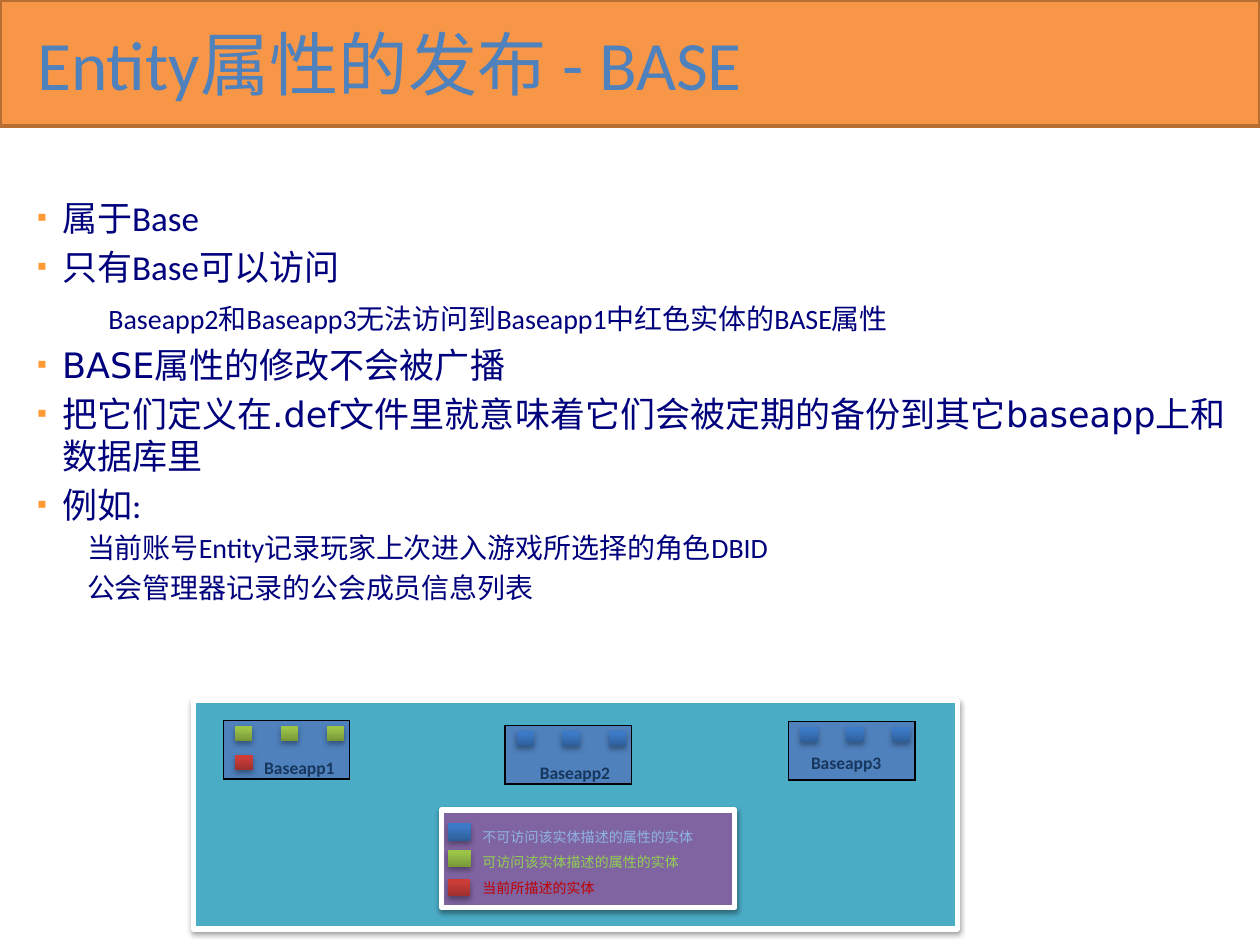
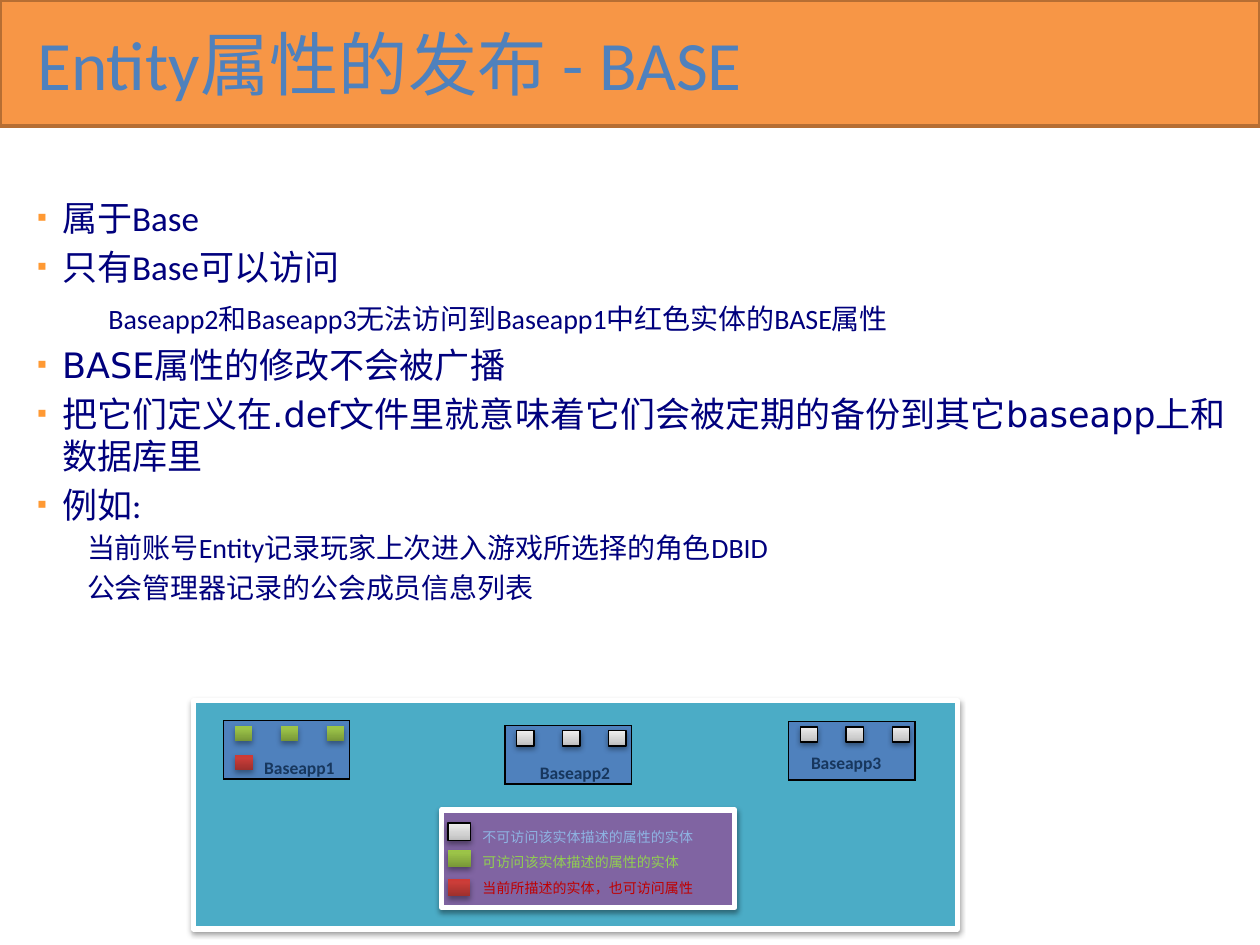
Before and after one commit to kbengine/kbengine_docs, a slide deck: slide 50 of KBEngine技术预览.pptx (slide 48 before the commit). Drawn at 1260x945 pixels with LibreOffice and Linux fonts; fonts in the diff are those of the drawing. Boxes give left, top, right and bottom in pixels: in the first picture for what was removed or moved away, otherwise in the second. Text is boxed around its words. In the diff, an @@ line names an element or a change of style, - is before the commit and + after.

```diff
--- a/KBEngine技术预览.pptx
+++ b/KBEngine技术预览.pptx
@@ fill gradient #2F5F99 to #3D7CC7 to #3A7CCB to gradient #BDBDBD to #D1D1D1 to #EEEEEE; outline none to #000000 0.75 pt; shadow changed in 7 elements at [517,731,534,746], [562,731,580,746], [609,731,626,746], [800,727,818,742], [847,727,864,742], [892,727,910,742], [449,823,471,840] @@
@@ text at [482,881,693,894]: text changed @@
-当前所描述的实体
+当前所描述的实体，也可访问属性
```
Also in this commit, not shown: 4 other slides changed, 17 slides added.
